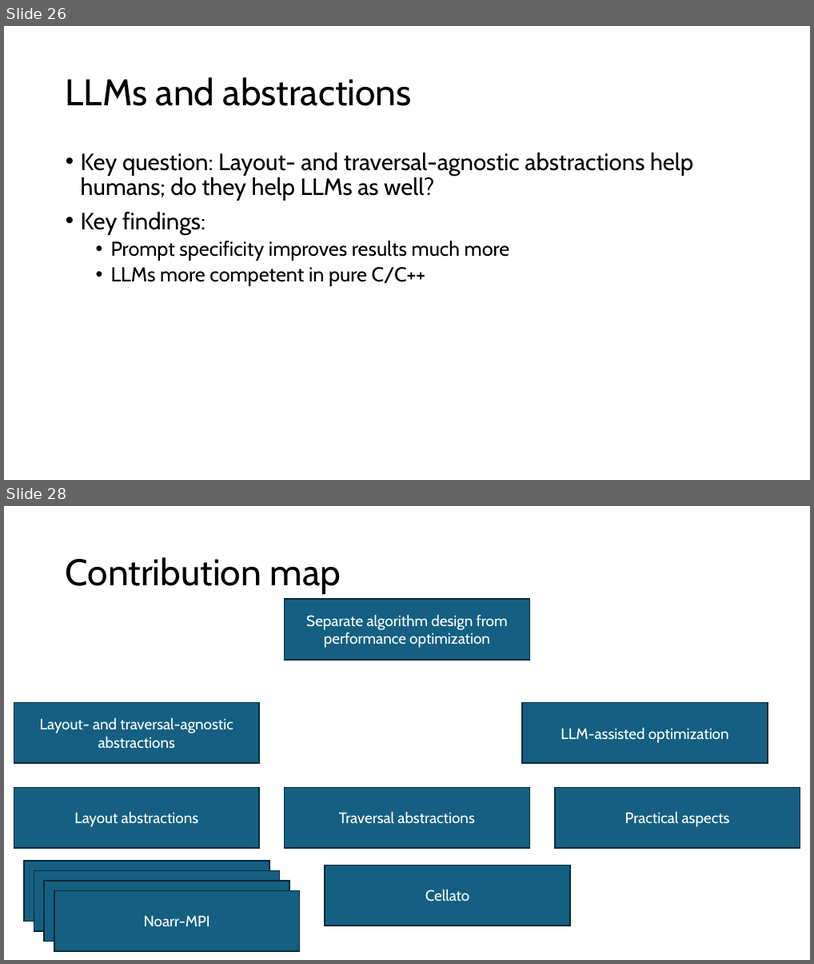
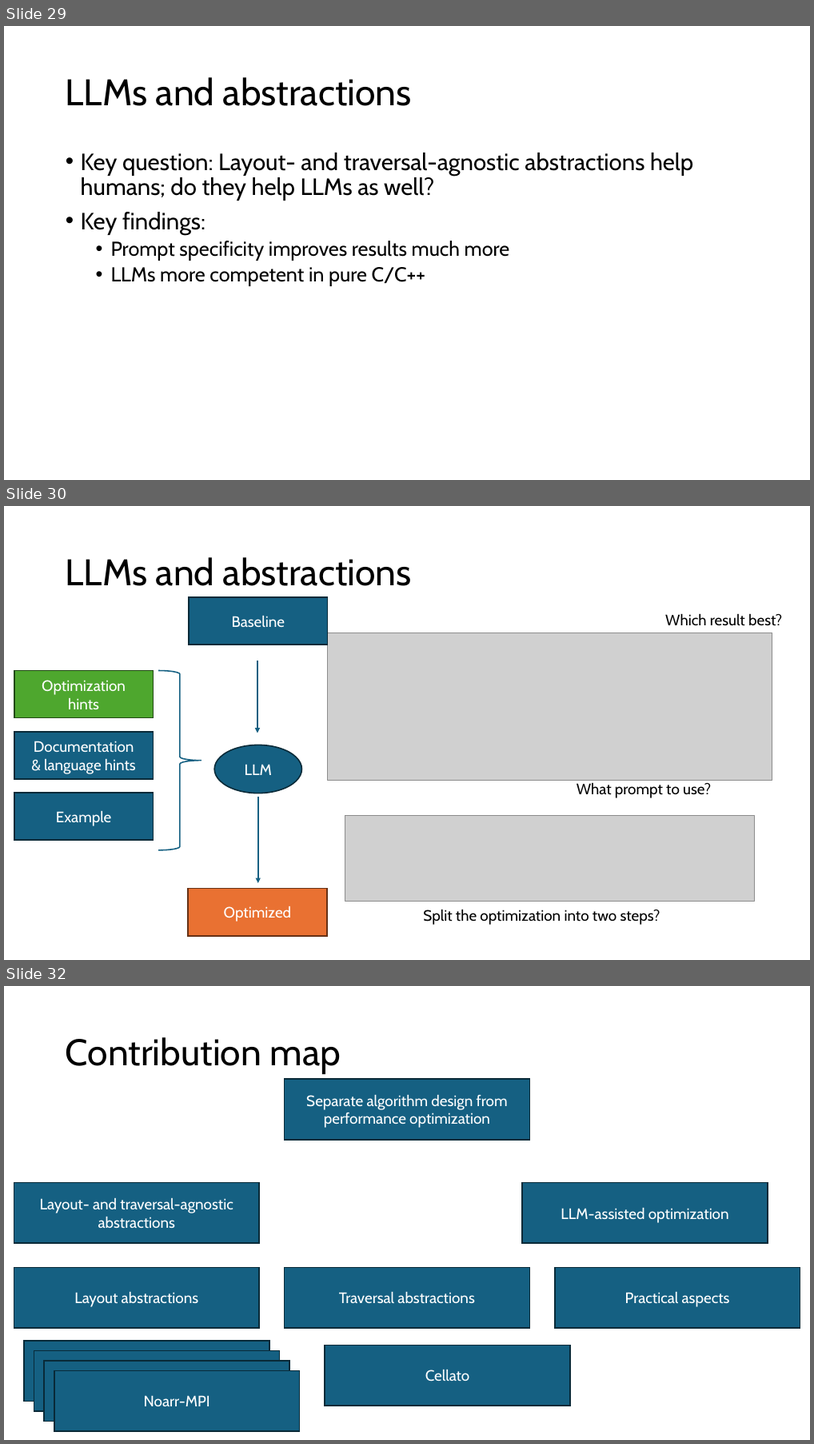
Before and after one commit to jiriklepl/phd-thesis, a slide deck: slides/Optimizing Memory Layouts and Traversal Orders in High-Performance Computing.pptx. Shown one above the other, each under a label of ours: slides 26 and 28 before the commit, slides 29, 30 and 32 after it; the slides between them are not shown. The pictures are 814x964 and 814x1444 pixels, drawn with LibreOffice and Linux fonts; fonts in the diff are those of the drawing; grey boxes stand for pictures. Boxes give left, top, right and bottom in pixels: in the first picture for what was removed or moved away, otherwise in the second. Text is boxed around its words. In the diff, an @@ line names an element or a change of style, - is before the commit and + after.

```diff
--- a/slides/Optimizing Memory Layouts and Traversal Orders in High-Performance Computing.pptx
+++ b/slides/Optimizing Memory Layouts and Traversal Orders in High-Performance Computing.pptx
@@ slide 30 added at (4, 506, 810, 960), background #FFFFFF @@
@@ title added at (66, 557, 412, 586), 44 pt, text #000000 @@
+LLMs and abstractions
@@ rectangle added at (189, 597, 328, 644), fill #156082, outline #092A39 1.5 pt, 18 pt, text #FFFFFF @@
+Baseline
@@ text added at (666, 613, 782, 626), 18 pt, text #000000 @@
+Which result best?
@@ picture added at (328, 632, 773, 780) @@
@@ rectangle added at (14, 671, 154, 718), fill #4EA72E, outline #224914 1.5 pt, 18 pt, text #FFFFFF @@
+Optimization
+hints
@@ right brace added at (158, 671, 202, 850), outline #156082 1.5 pt @@
@@ arrow added from (258, 660) to (258, 733), #156082 1.5 pt @@
@@ rectangle added at (14, 732, 154, 779), fill #156082, outline #092A39 1.5 pt, 18 pt, text #FFFFFF @@
+Documentation
+& language hints
@@ ellipse added at (214, 745, 302, 793), fill #156082, outline #092A39 1.5 pt, 18 pt, text #FFFFFF @@
+LLM
@@ rectangle added at (14, 792, 154, 840), fill #156082, outline #092A39 1.5 pt, 18 pt, text #FFFFFF @@
+Example
@@ text added at (577, 783, 711, 798), 18 pt, text #000000 @@
+What prompt to use?
@@ arrow added from (258, 797) to (258, 883), #156082 1.5 pt @@
@@ picture added at (345, 816, 754, 901) @@
@@ rectangle added at (188, 888, 327, 936), fill #E97132, outline #663216 1.5 pt, 18 pt, text #FFFFFF @@
+Optimized
@@ text added at (423, 908, 661, 924), 18 pt, text #000000 @@
+Split the optimization into two steps?
@@ what was slide 26 is now slide 29 @@
@@ what was slide 28 is now slide 32 @@
```
Also in this commit, not shown: 4 slides changed, 10 other slides added, 7 slides removed.
